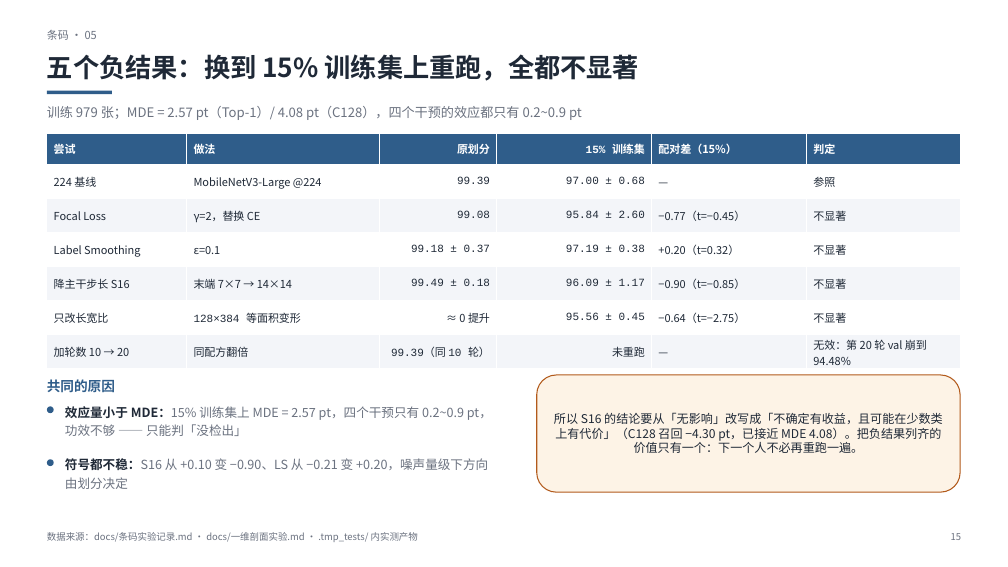
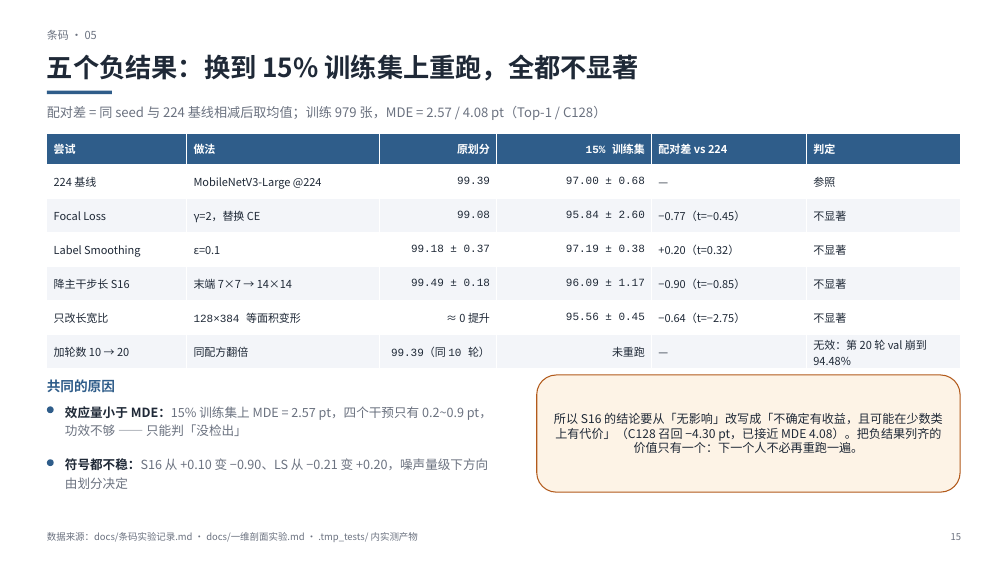
Before and after one commit to adddd392/study0, a slide deck: slide 15 of slides/第三周汇报.pptx. Drawn at 1008x567 pixels with LibreOffice and Linux fonts; fonts in the diff are those of the drawing. Boxes give left, top, right and bottom in pixels: in the first picture for what was removed or moved away, otherwise in the second. Text is boxed around its words. In the diff, an @@ line names an element or a change of style, - is before the commit and + after.

Commit message:
fix(slides): 「配对差（15%）」表头与口径说明写清楚
用户问「配对差（15%）是什么」—— 原表头既没说明和谁配对，也没说明
15% 指什么，读不懂。

【改动】
  · 表头：配对差（15%） → 配对差 vs 224（明确是「同 seed 与 224 基线
    相减」，15% 已经由左列 15% 训练集 表达）；
  · 副标题改成口径说明：配对差 = 同 seed 与 224 基线相减后取均值；
    训练 979 张，MDE = 2.57 / 4.08 pt（Top-1 / C128）。

【过程】第一次写出时 pptx 被 PowerPoint/WPS 独占打开（slides/ 下有
~.pptx 锁文件），PermissionError 写不回去；关掉后重新生成。

【校验】21 页；0 越界；页码 1–21 正确；P15 表头与副标题已确认；
表格与下方文字无重叠；第四周汇报.pptx 完好（455 KB）；flake8 无告警。

```diff
--- a/slides/第三周汇报.pptx
+++ b/slides/第三周汇报.pptx
@@ text at <box>47,106,606,120</box>: text changed @@
-训练 979 张；MDE = 2.57 pt（Top-1）/ 4.08 pt（C128），四个干预的效应都只有 0.2~0.9 pt
+配对差 = 同 seed 与 224 基线相减后取均值；训练 979 张，MDE = 2.57 / 4.08 pt（Top-1 / C128）
@@ table at <box>47,133,961,369</box> @@
-row 1, column 5: 配对差（15%）
+row 1, column 5: 配对差 vs 224
```
Also in this commit, not shown: 1 other file.
